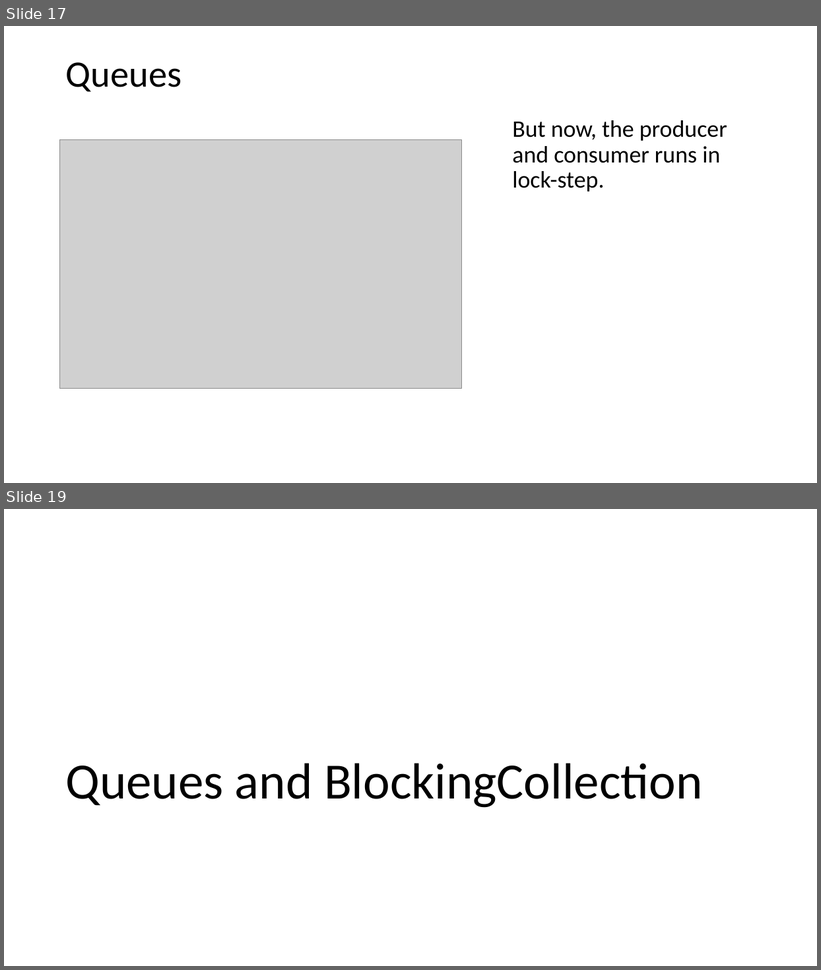
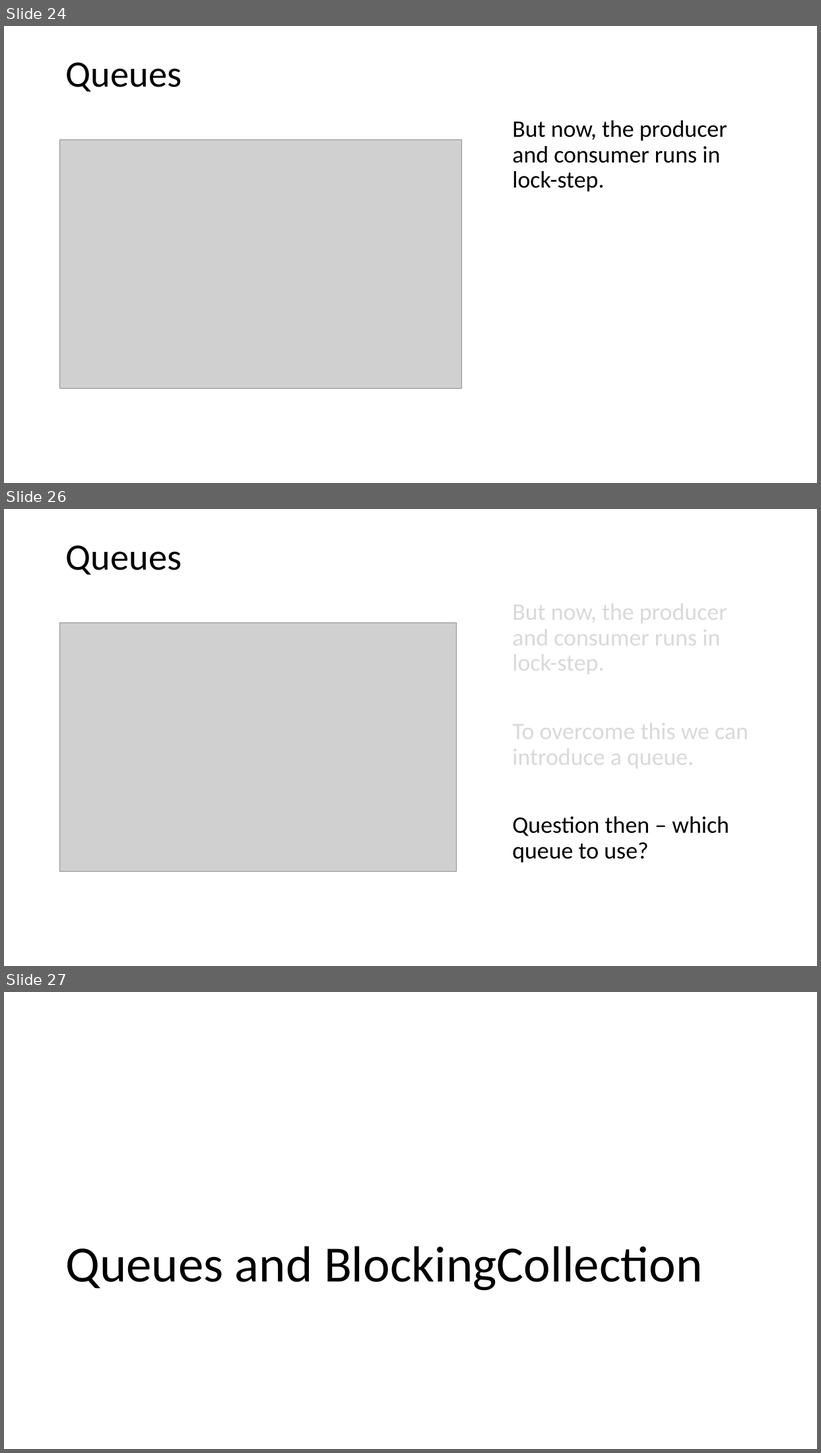
Before and after one commit to codesmurf/st3its3_teaching, a slide deck: 08 Thread Synchronization 2/Thread Synchronization pt 2.pptx. Shown one above the other, each under a label of ours: slides 17 and 19 before the commit, slides 24, 26 and 27 after it; the slides between them are not shown. The pictures are 821x970 and 821x1453 pixels, drawn with LibreOffice and Linux fonts; fonts in the diff are those of the drawing; grey boxes stand for pictures. Boxes give left, top, right and bottom in pixels: in the first picture for what was removed or moved away, otherwise in the second. Text is boxed around its words. In the diff, an @@ line names an element or a change of style, - is before the commit and + after.

```diff
--- a/08 Thread Synchronization 2/Thread Synchronization pt 2.pptx
+++ b/08 Thread Synchronization 2/Thread Synchronization pt 2.pptx
@@ slide 26 added at <box>4,509,817,966</box>, background #FFFFFF @@
@@ title added at <box>66,545,182,575</box>, 44 pt, text #000000 @@
+Queues
@@ text added at <box>512,597,748,863</box>, 28 pt, text #D9D9D9 @@
+But now, the producer and consumer runs in lock-step.
+To overcome this we can introduce a queue.
+Question then – which queue to use?
@@ picture added at <box>60,623,457,872</box> @@
@@ what was slide 17 is now slide 24 @@
@@ what was slide 19 is now slide 27 @@
```
Also in this commit, not shown: 14 slides changed, 18 other slides added, 1 other file.
